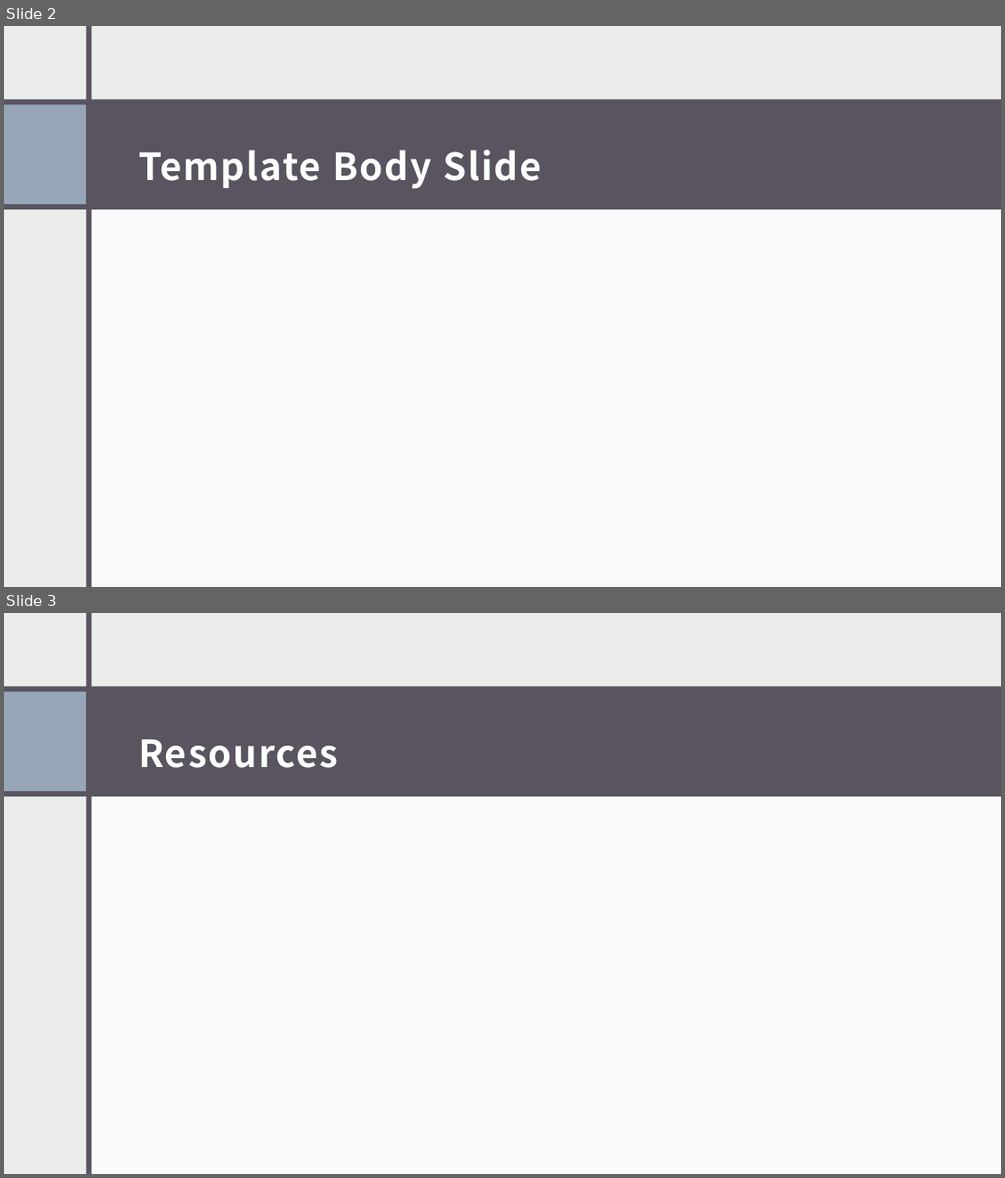
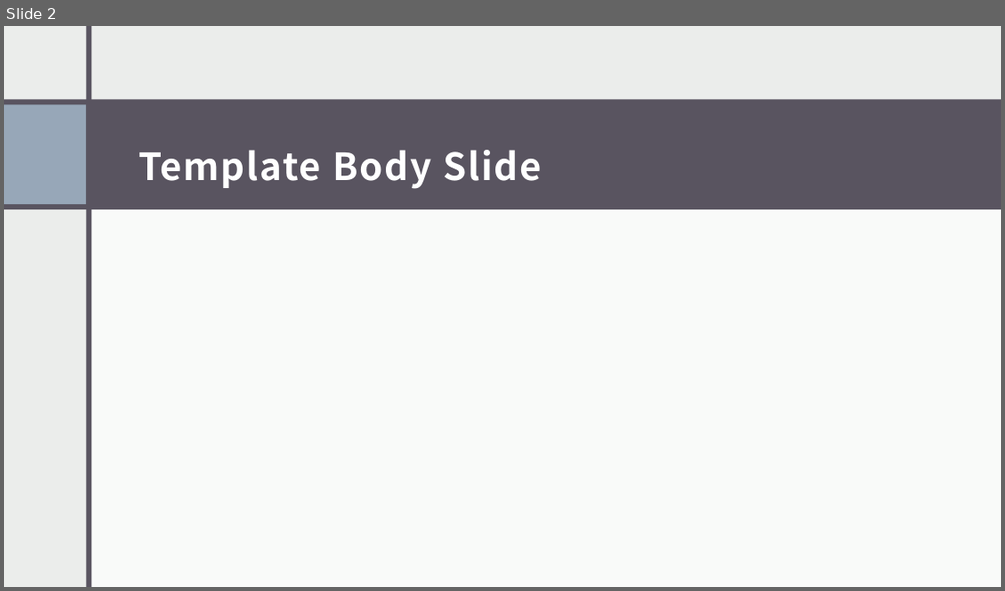
Before and after one commit to masoncfrancis/CS3450-5-App, a slide deck: docs/Presentation.pptx. Shown one above the other, each under a label of ours: slides 2 and 3 before the commit, slide 2 after it. The pictures are 1005x1178 and 1005x591 pixels, drawn with LibreOffice and Linux fonts; fonts in the diff are those of the drawing. Boxes give left, top, right and bottom in pixels: in the first picture for what was removed or moved away, otherwise in the second. Text is boxed around its words. In the diff, an @@ line names an element or a change of style, - is before the commit and + after.

```diff
--- a/docs/Presentation.pptx
+++ b/docs/Presentation.pptx
@@ slide 3 removed at <box>4,613,1001,1174</box>, background #EBEDEB; not listed: 2 template elements that a slide beside it also shows @@
@@ rectangle removed at <box>4,613,1001,1174</box> @@
@@ rectangle removed at <box>87,613,92,1174</box> @@
@@ rectangle removed at <box>4,686,1001,796</box> @@
@@ rectangle removed at <box>4,691,86,791</box> @@
@@ title removed at <box>138,739,338,768</box> @@
-Resources
@@ rectangle removed at <box>89,787,1001,1174</box> @@
```
Also in this commit, not shown: 2 slides added.
